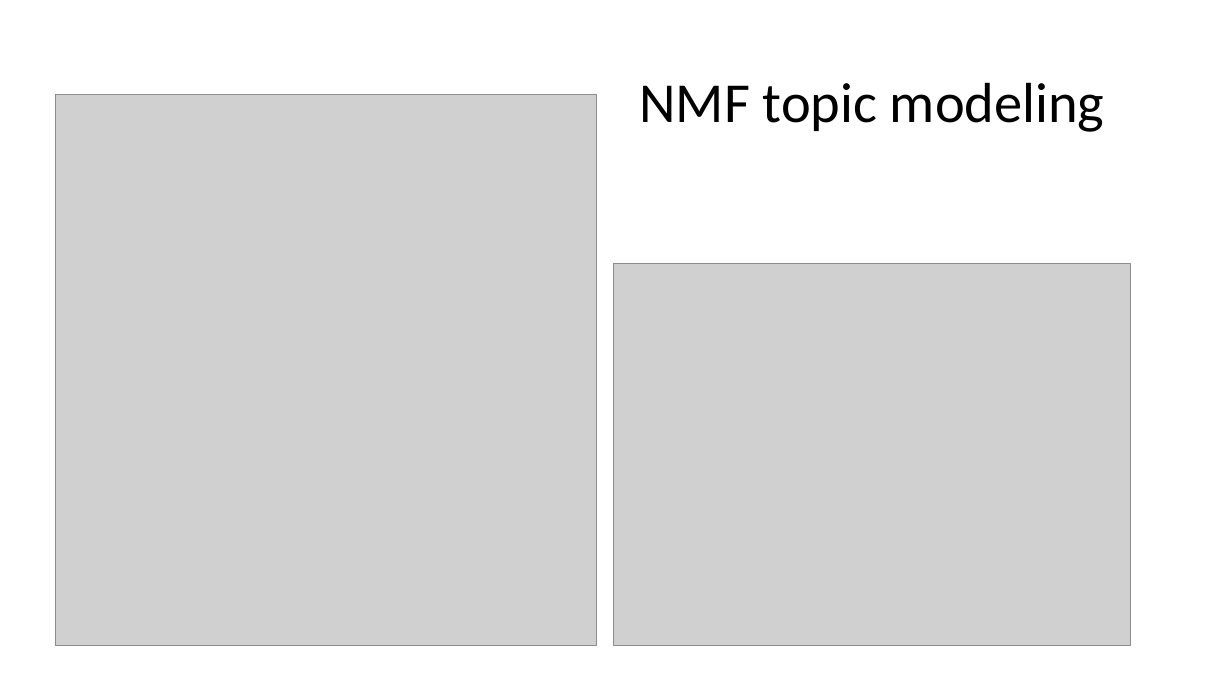
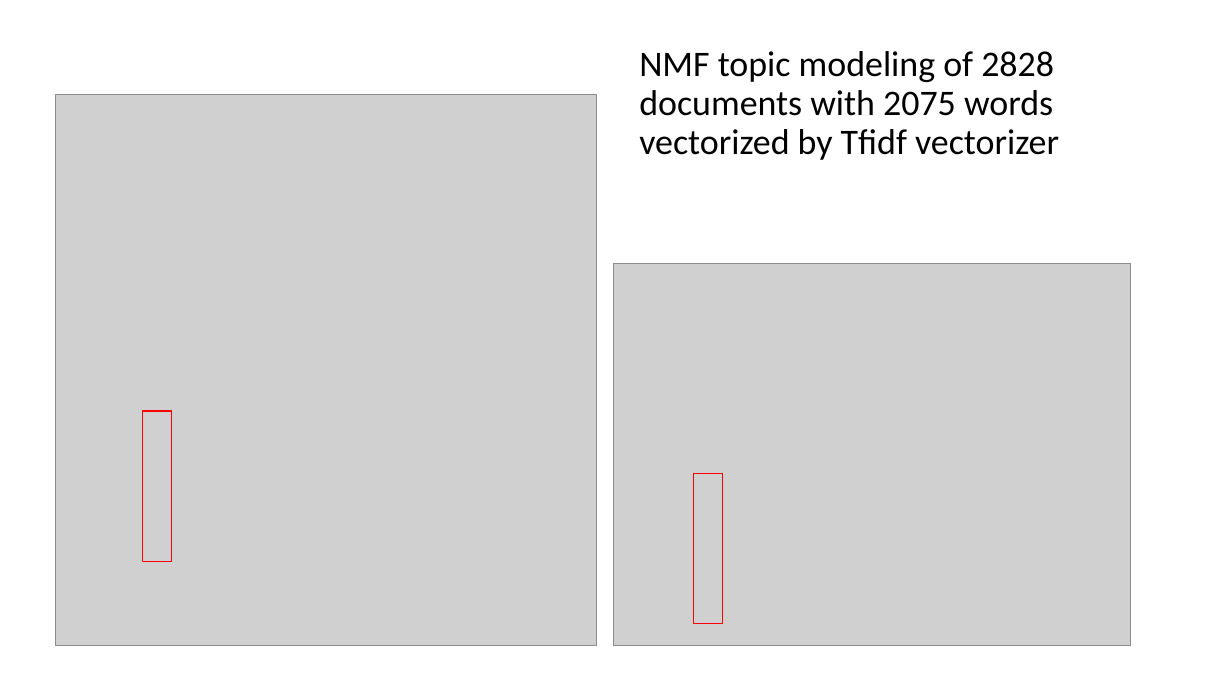
Before and after one commit to chiouNT/Metis_project_5, a slide deck: slide 9 of NLP.pptx (slide 8 before the commit). Drawn at 1232x693 pixels with LibreOffice and Linux fonts; fonts in the diff are those of the drawing; grey boxes stand for pictures. Boxes give left, top, right and bottom in pixels: in the first picture for what was removed or moved away, otherwise in the second. Text is boxed around its words. In the diff, an @@ line names an element or a change of style, - is before the commit and + after.

```diff
--- a/NLP.pptx
+++ b/NLP.pptx
@@ title at <box>639,51,1059,160</box>: text changed; size 44 to 28 pt @@
-NMF topic modeling
+NMF topic modeling of 2828 documents with 2075 words vectorized by Tfidf vectorizer
@@ rectangle added at <box>142,411,171,562</box>, outline #FF0000 1 pt @@
@@ rectangle added at <box>693,473,722,624</box>, outline #FF0000 1 pt @@
```
Also in this commit, not shown: 8 other slides changed, 3 slides added, 19 other files.
